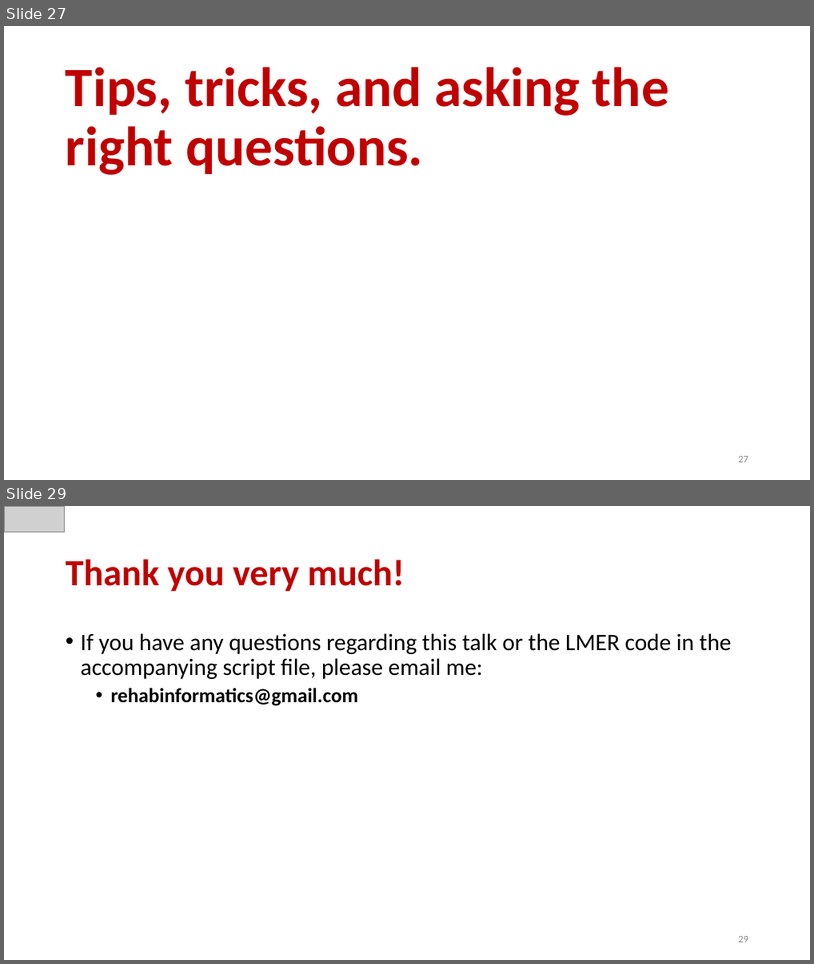
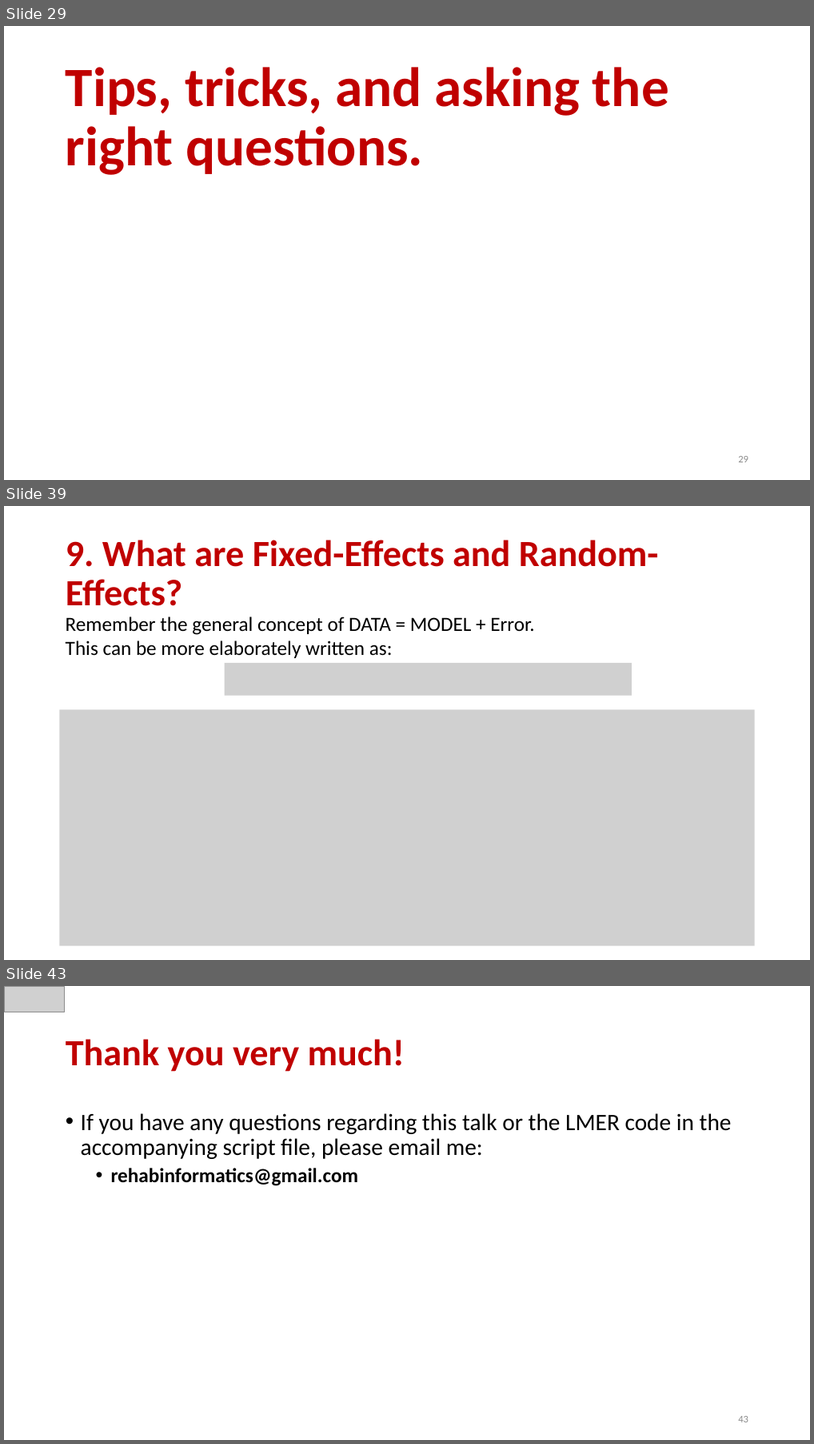
Before and after one commit to keithlohse/LMER_Clinical_Science, a slide deck: lohse ACRM 2017 workshop.pptx. Shown one above the other, each under a label of ours: slides 27 and 29 before the commit, slides 29, 39 and 43 after it; the slides between them are not shown. The pictures are 814x964 and 814x1444 pixels, drawn with LibreOffice and Linux fonts; fonts in the diff are those of the drawing; grey boxes stand for pictures. Boxes give left, top, right and bottom in pixels: in the first picture for what was removed or moved away, otherwise in the second. Text is boxed around its words. In the diff, an @@ line names an element or a change of style, - is before the commit and + after.

```diff
--- a/lohse ACRM 2017 workshop.pptx
+++ b/lohse ACRM 2017 workshop.pptx
@@ slide 39 added at (4,506,810,960), background #FFFFFF @@
@@ title added at (66,540,659,606), 44 pt, text #C00000, bold @@
+9. What are Fixed-Effects and Random-Effects?
@@ text added at (66,616,534,658), 24 pt, text #000000 @@
+Remember the general concept of DATA = MODEL + Error.
+This can be more elaborately written as:
@@ picture added at (225,663,633,696) @@
@@ picture added at (60,710,755,946) @@
@@ what was slide 27 is now slide 29 @@
@@ page number at (738,456,749,462): text changed @@
-27
+29
@@ what was slide 29 is now slide 43 @@
@@ page number at (738,1416,749,1422): text changed @@
-29
+43
```
Also in this commit, not shown: 14 other slides added, 1 slide removed, 3 other files.
